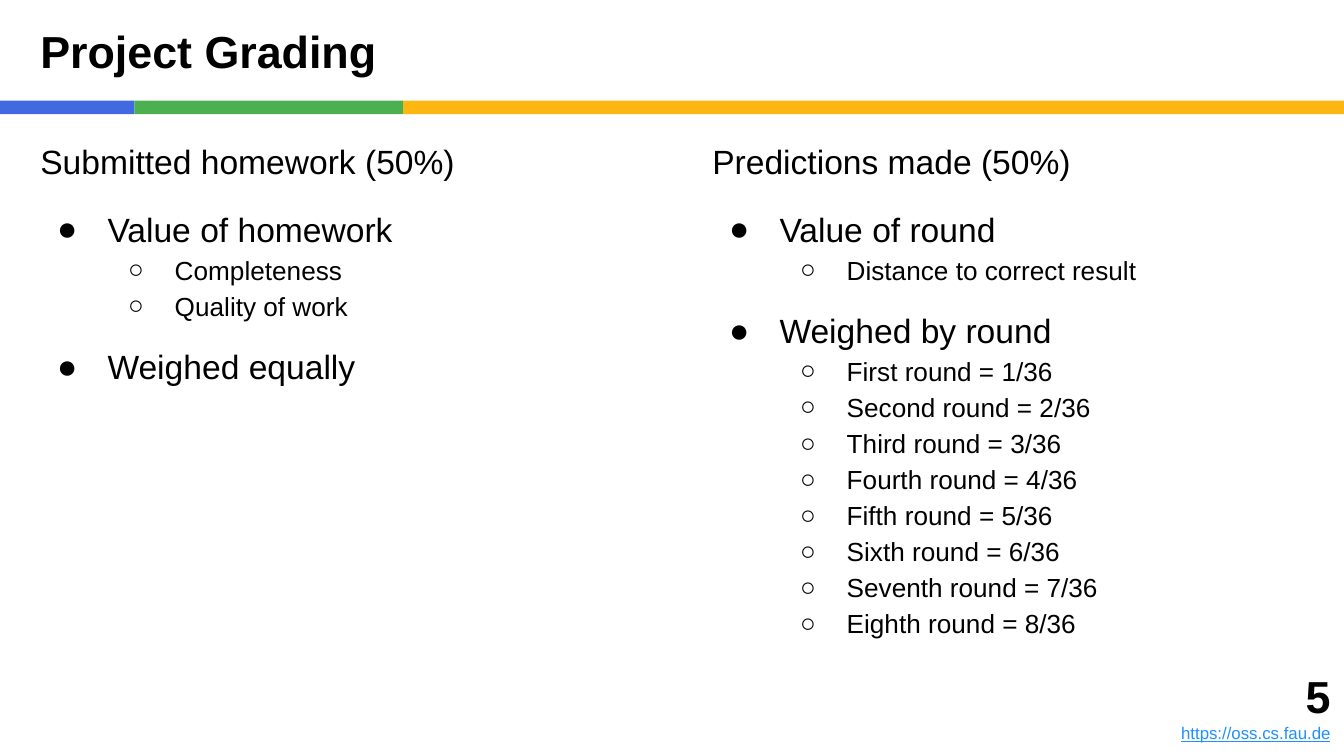
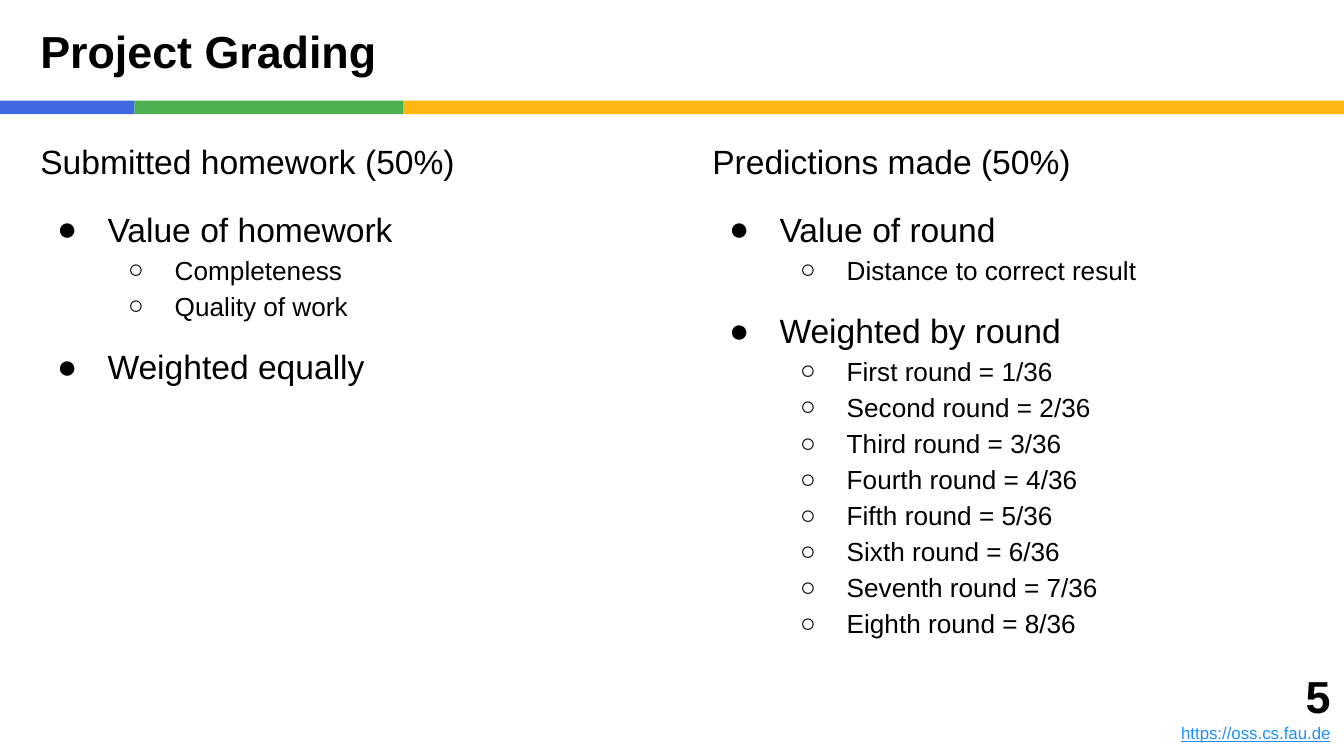
Before and after one commit to dirkriehle/pcom-course, a slide deck: slide 5 of Lecture slides/PCOM A01 - Introduction.pptx. Drawn at 1344x756 pixels with LibreOffice and Linux fonts; fonts in the diff are those of the drawing. Boxes give left, top, right and bottom in pixels: in the first picture for what was removed or moved away, otherwise in the second. Text is boxed around its words. In the diff, an @@ line names an element or a change of style, - is before the commit and + after.

```diff
--- a/Lecture slides/PCOM A01 - Introduction.pptx
+++ b/Lecture slides/PCOM A01 - Introduction.pptx
@@ text at (780,318,1061,349): text changed @@
-● Weighed by round
+● Weighted by round
@@ text at (108,354,364,385): text changed @@
-● Weighed equally
+● Weighted equally
```
Also in this commit, not shown: 2 other slides changed, 4 other files.
